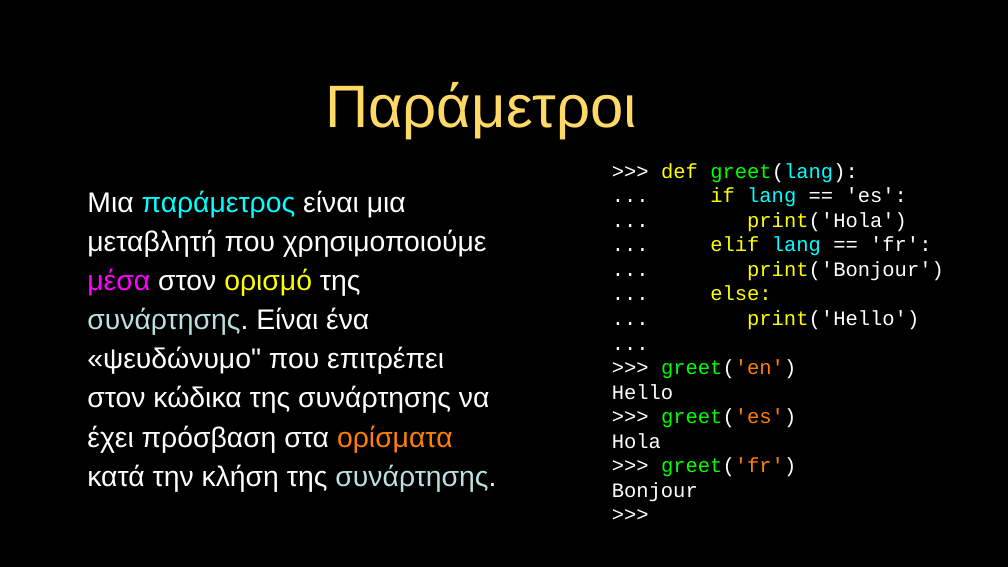
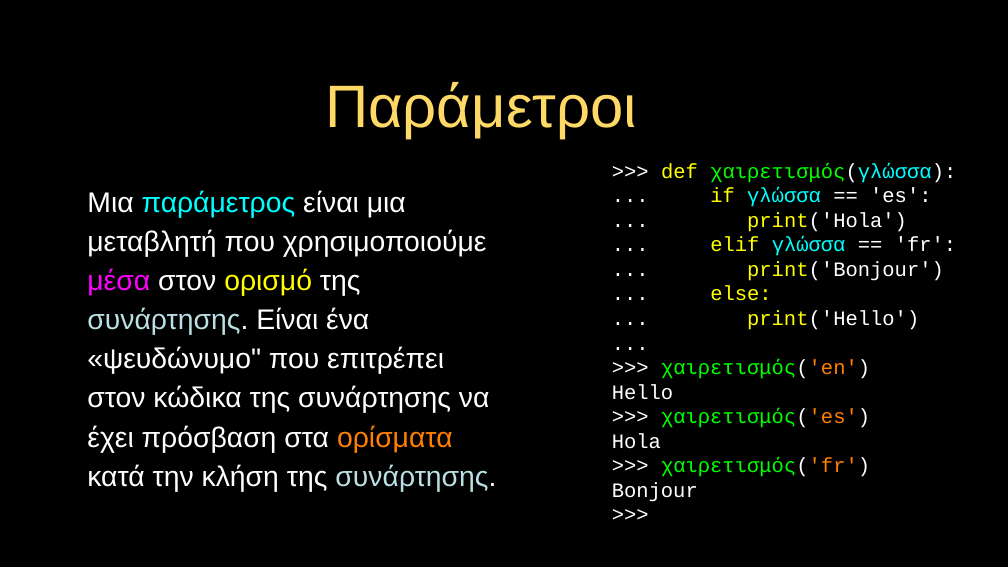
Before and after one commit to csev/py4e, a slide deck: slide 16 of lectures3/gr/Pythonlearn-04-Functions.pptx. Drawn at 1008x567 pixels with LibreOffice and Linux fonts; fonts in the diff are those of the drawing. Boxes give left, top, right and bottom in pixels: in the first picture for what was removed or moved away, otherwise in the second. Text is boxed around its words. In the diff, an @@ line names an element or a change of style, - is before the commit and + after.

```diff
--- a/lectures3/gr/Pythonlearn-04-Functions.pptx
+++ b/lectures3/gr/Pythonlearn-04-Functions.pptx
@@ text at (x1=661, y1=163, x2=956, y2=207): text changed @@
->>> def greet(lang):
-... if lang == 'es':
+>>> def χαιρετισμός(γλώσσα):
+... if γλώσσα == 'es':
@@ text at (x1=710, y1=237, x2=956, y2=256): text changed @@
-... elif lang == 'fr':
+... elif γλώσσα == 'fr':
@@ text at (x1=661, y1=360, x2=870, y2=379): text changed; text colour #FFFFFF to #00FF00 @@
->>> greet('en')
+>>> χαιρετισμός('en')
@@ text at (x1=661, y1=409, x2=870, y2=428): text changed; text colour #FFFFFF to #00FF00 @@
->>> greet('es')
+>>> χαιρετισμός('es')
@@ text at (x1=661, y1=458, x2=870, y2=477): text changed; text colour #FFFFFF to #00FF00 @@
->>> greet('fr')
+>>> χαιρετισμός('fr')
```
Also in this commit, not shown: 4 other slides changed, 9 other files.
